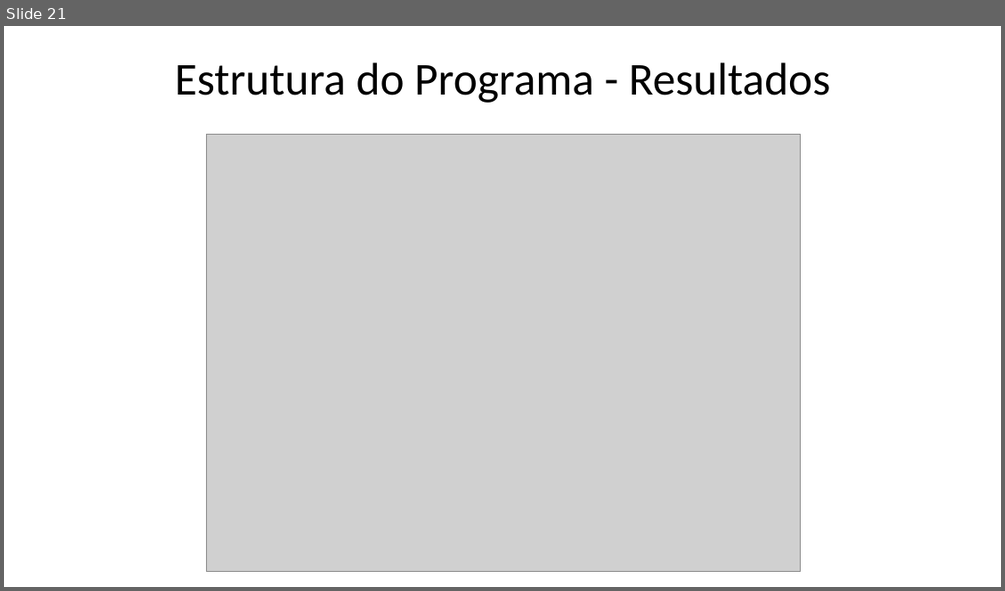
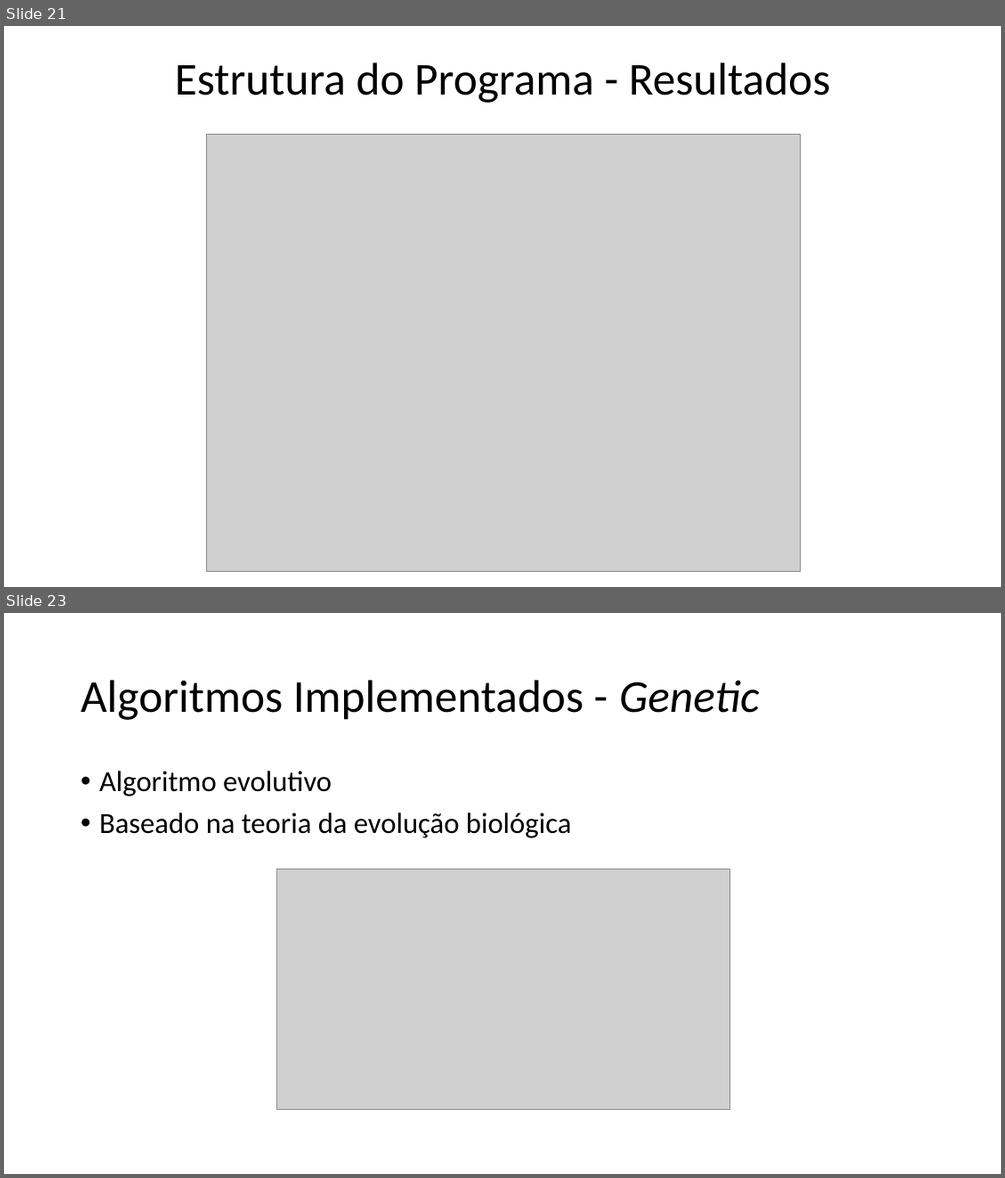
Before and after one commit to xQsme/RLP_Qt, a slide deck: powerpoint_defesa.pptx. Shown one above the other, each under a label of ours: slide 21 before the commit, slides 21 and 23 after it; the slides between them are not shown. The pictures are 1005x591 and 1005x1178 pixels, drawn with LibreOffice and Linux fonts; fonts in the diff are those of the drawing; grey boxes stand for pictures. Boxes give left, top, right and bottom in pixels: in the first picture for what was removed or moved away, otherwise in the second. Text is boxed around its words. In the diff, an @@ line names an element or a change of style, - is before the commit and + after.

```diff
--- a/powerpoint_defesa.pptx
+++ b/powerpoint_defesa.pptx
@@ slide 23 added at [4, 613, 1001, 1174], background #FFFFFF @@
@@ title added at [81, 680, 759, 720], 44 pt, text #000000 @@
+Algoritmos Implementados - Genetic
@@ text added at [99, 771, 572, 838], 28 pt, text #000000 @@
+• Algoritmo evolutivo
+• Baseado na teoria da evolução biológica
@@ picture added at [277, 868, 730, 1110] @@
```
Also in this commit, not shown: 4 other slides added.
